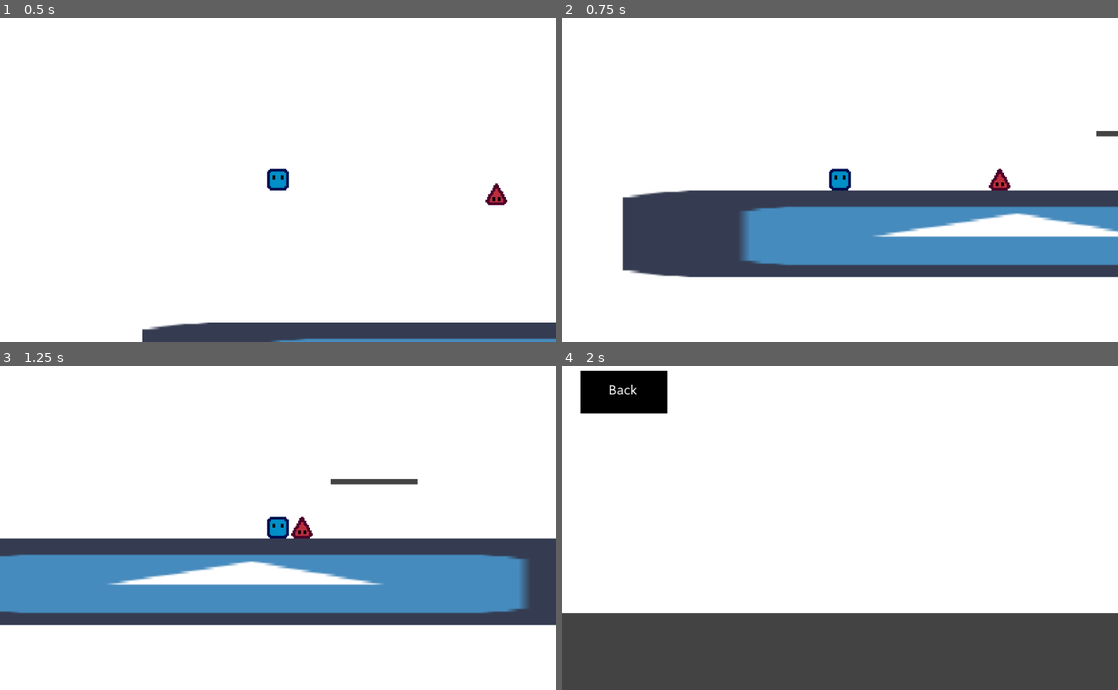
Above: before the commit, frames 1-4 (two rows, left to right).
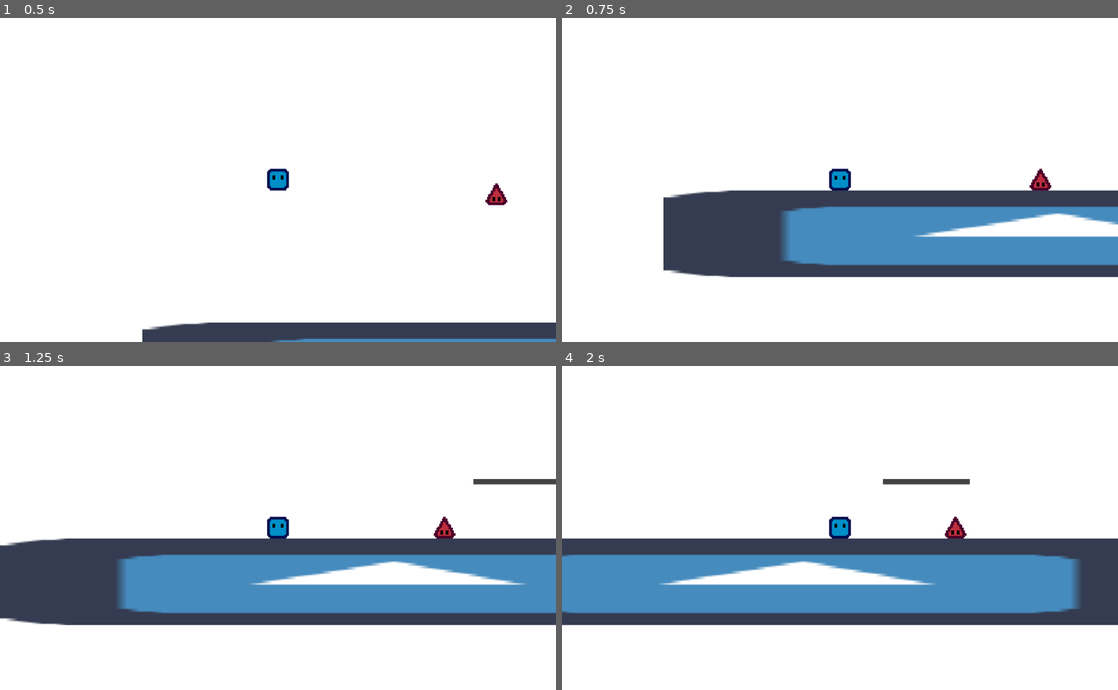
Above: after the commit, the same moments.

Repository: ygda-org/techstrav
Game: Godot game, scene res://Worlds/testWorld.tscn
Two runs of this game, one before a commit and one after it. Both use one fixed random seed, a clock stepped at 60 frames per second and the inputs below. This scene is started directly instead of the project's main scene. The engine's default icon, where the game draws it, is replaced by a stand-in: a white triangle on a blue panel in a dark square.
Inputs (mouse positions are in pixels of both pictures, inside the frame that each line leads up to):
- Up to frame 1 (0.5 s): no input
- Up to frame 2 (0.75 s): move the mouse to (962, 163) at 0.52 s; hold D (walk_right) from 0.53 s (still down); click (962, 163) at 0.67 s
- Up to frame 3 (1.25 s): keep holding D (walk_right); tap Space (jump) at 0.77 s
- Up to frame 4 (2 s): keep holding D (walk_right); move the mouse to (728, 544) at 1.27 s; tap Space (jump) at 1.52 s

Frame 1 is identical in both runs. In frame 2, 5.2% of the frame differs, in the area x 10-100%, y 34-81%; in frame 3, 9.7%; in frame 4, 45%, in the area x 0-100%, y 1-100%.

Commit message:
Player Rebalance

Diff:
--- a/Player.gd
+++ b/Player.gd
@@ -1,6 +1,6 @@
 extends KinematicBody2D
 
-export (int) var speed = 300
+export (int) var speed = 150
 export (int) var jump_speed = -450
 export (int) var gravity = 2000
 
--- a/Player.tscn
+++ b/Player.tscn
@@ -3,8 +3,8 @@
 [ext_resource path="res://Assets/programmer_assets/player.png" type="Texture" id=1]
 [ext_resource path="res://Player.gd" type="Script" id=2]
 
-[sub_resource type="CircleShape2D" id=1]
-radius = 8.0
+[sub_resource type="RectangleShape2D" id=1]
+extents = Vector2( 7, 8 )
 
 [node name="Player" type="KinematicBody2D"]
 script = ExtResource( 2 )
